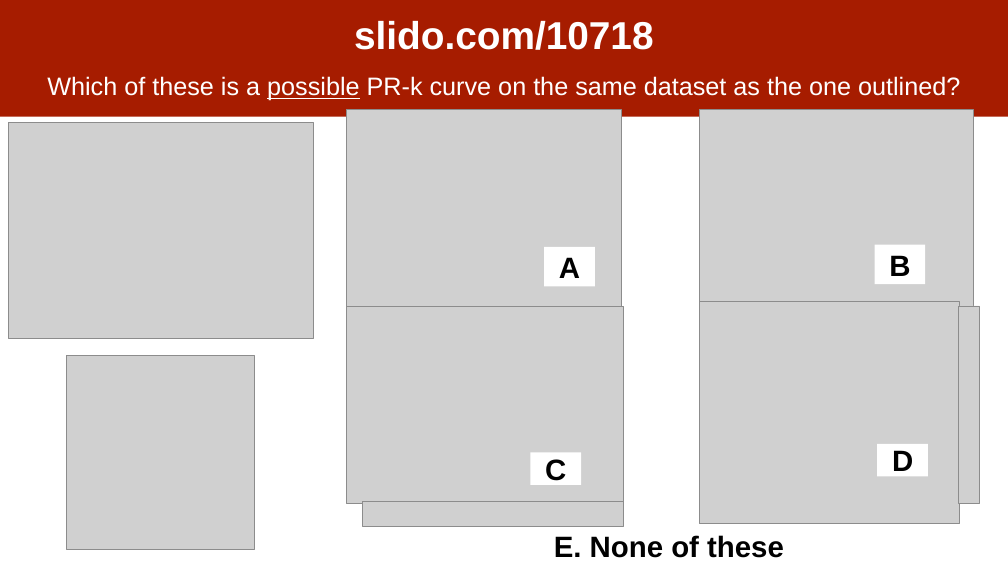
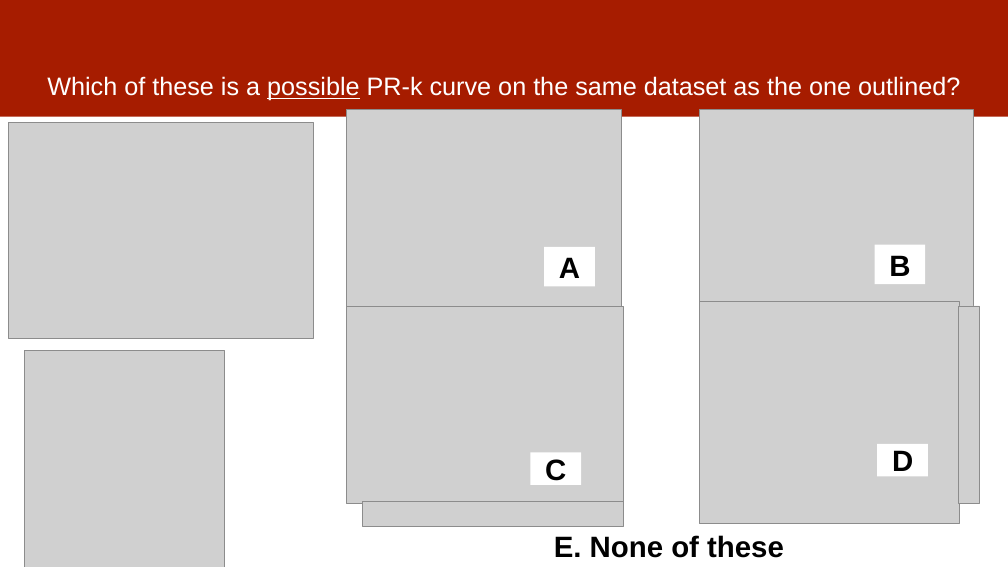
Before and after one commit to dssg/MLinPractice, a slide deck: slide 6 of Lectures/Lecture7-Features.pptx (slide 5 before the commit). Drawn at 1008x567 pixels with LibreOffice and Linux fonts; fonts in the diff are those of the drawing; grey boxes stand for pictures. Boxes give left, top, right and bottom in pixels: in the first picture for what was removed or moved away, otherwise in the second. Text is boxed around its words. In the diff, an @@ line names an element or a change of style, - is before the commit and + after.

```diff
--- a/Lectures/Lecture7-Features.pptx
+++ b/Lectures/Lecture7-Features.pptx
@@ title at [47, 76, 960, 101]: text changed @@
-slido.com/10718
-Which of these is a possible PR-k curve on the same dataset as the one outlined?
+Which of these is a possible PR-k curve on the same dataset as the one outlined?
@@ picture added at [24, 351, 225, 567] @@
@@ picture removed at [67, 356, 255, 550] @@
```
Also in this commit, not shown: 2 other slides changed, 3 slides added.
